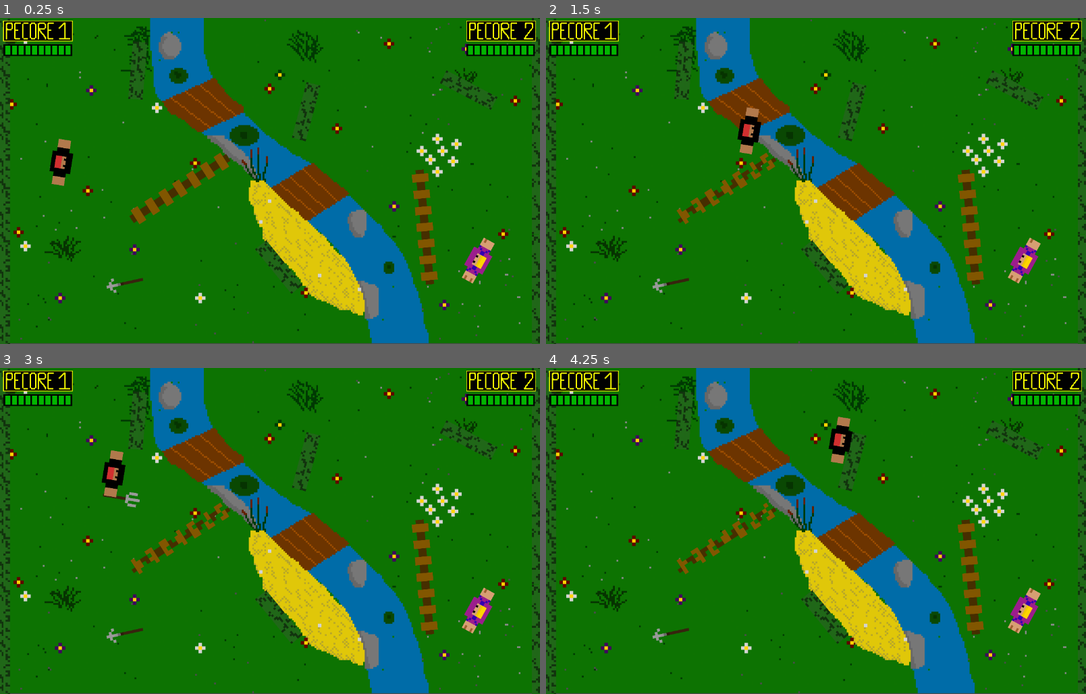
Above: before the commit, frames 1-4 (two rows, left to right).
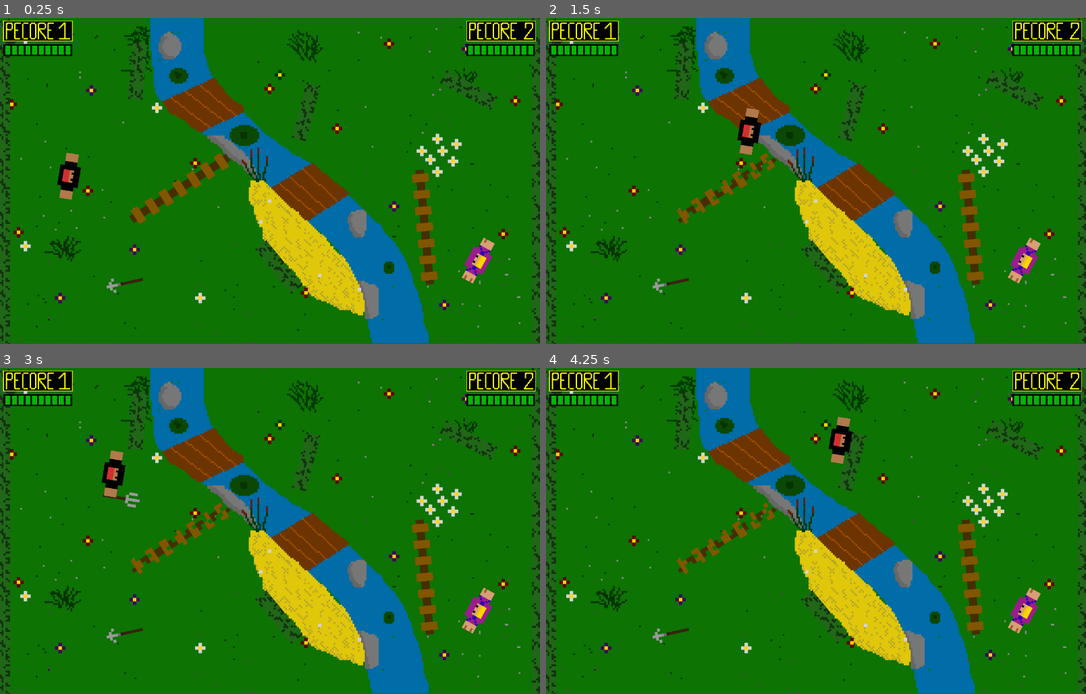
Above: after the commit, the same moments.

Repository: GuenotF/Proto_Pecore_Fight
Game: Godot game, scene res://_Scenes/Map.tscn
Two runs of this game, one before a commit and one after it. Both use one fixed random seed, a clock stepped at 60 frames per second and the inputs below. Sound files missing from this copy of the repository are replaced by a short silence.
Inputs (mouse positions are in pixels of both pictures, inside the frame that each line leads up to):
- Up to frame 1 (0.25 s): no input
- Up to frame 2 (1.5 s): tap Enter at 0.5 s; move the mouse to (934, 164) at 0.52 s; hold D (move_right) from 0.53 s (still down); click (934, 164) at 0.6 s; tap Space (ui_select) at 0.77 s; move the mouse to (708, 197) at 1.27 s; click (708, 197) at 1.35 s
- Up to frame 3 (3 s): tap Space (ui_select) at 1.52 s; move the mouse to (324, 459) at 2.02 s; release D (move_right) at 2.03 s; hold Q (move_left) 2.03-2.78 s; click (324, 459) at 2.1 s; move the mouse to (243, 596) at 2.77 s; hold D (move_right) from 2.78 s (still down); click (243, 596) at 2.85 s
- Up to frame 4 (4.25 s): keep holding D (move_right); tap Space (ui_select) at 3.02, 3.77 s; move the mouse to (978, 579) at 3.52 s; click (978, 579) at 3.6 s

The runs differ from the first frame. In frame 1, 0.7% of the frame differs, in the area x 9-15%, y 37-56%; in frame 2, less than 0.1%; in frame 3, less than 0.1%; in frame 4, less than 0.1%.

Commit message:
Test ssh 4

Diff:
--- a/_Scenes/Map.tscn
+++ b/_Scenes/Map.tscn
@@ -76,7 +76,7 @@
 polygon = PoolVector2Array( 5.12366, -6.22839, 16.7155, -50.4148, 31.0363, -94.8323, 51.653, -135.734, 64.9584, -147.04 …(234 unchanged characters)…
 
 [node name="Player1" parent="." instance=ExtResource( 1 )]
-position = Vector2( 142.647, 329.114 )
+position = Vector2( 160.465, 361.186 )
 rotation = 0.160326
 scale = Vector2( 0.6, 0.6 )
 z_index = 1
